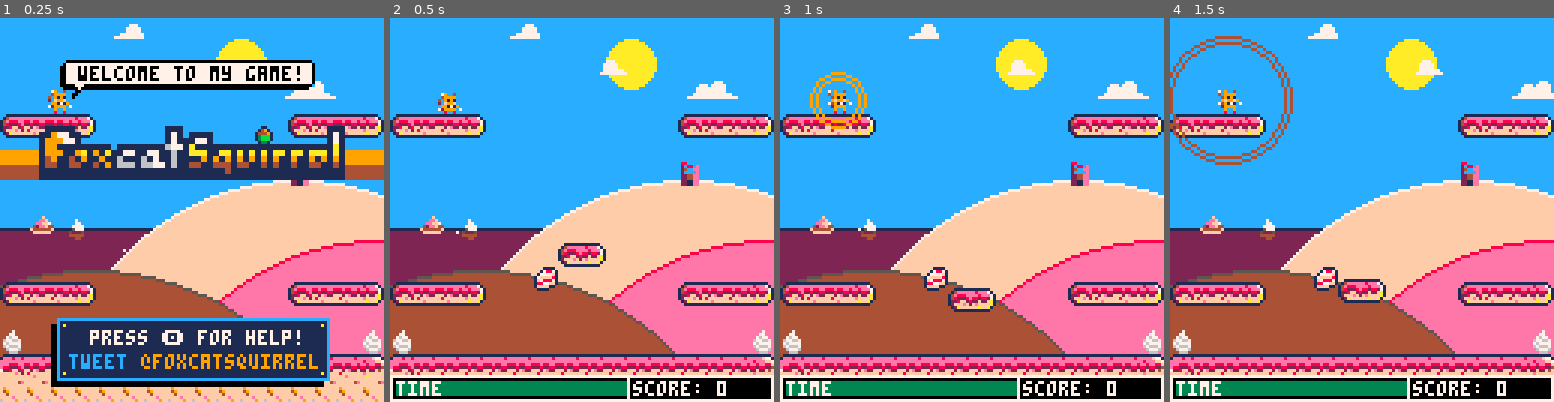
Above: before the commit, frames 1-4 (left to right).
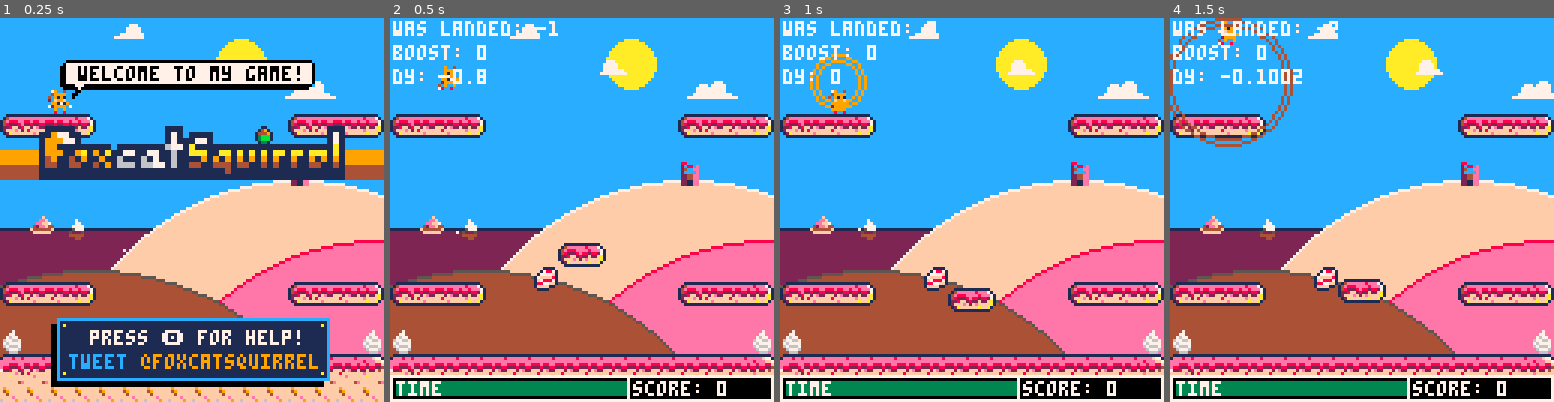
Above: after the commit, the same moments.

Repository: daddynewts/foxcatsquirrel
Game: PICO-8 cartridge foxcatsquirrel.p8
Same seed, same stepped clock (60 frames per second), same inputs: the game is played once before the commit and once after it.
Inputs:
- Up to frame 1 (0.25 s): no input
- Up to frame 2 (0.5 s): tap X (X key) at 0.33 s
- Up to frame 3 (1 s): tap O (Z key) at 0.7 s
- Up to frame 4 (1.5 s): tap X (X key) at 1.07 s

Frame 1 is identical in both runs. In frame 2, 1.7% of the frame differs, in the area x 0-44%, y 0-25%; in frame 3, 2.2%; in frame 4, 3.9%, in the area x 0-44%, y 0-39%.

Commit message:
Jumps
Still working on them.

Diff:
--- a/foxcatsquirrel.p8
+++ b/foxcatsquirrel.p8
@@ -498,13 +499,13 @@
 
  if player.holding
  then
-  player.boost+=.5
+  player.boost=2
   player.sp=48
  end
 
  if player.boost>=player.maxboost
   then
-   player.boost=0--player.maxboost
+   player.boost=player.maxboost
    --player.holding=false
  end
 
@@ -550,7 +551,7 @@
  and not collide_map(player,"down",7)
  and btn(⬇️)
  then player.jumping=false
-      player.y+=7
+     player.y+=7
   if player.y>110 then player.y=110
  end
  end
@@ -582,6 +583,9 @@
  elseif player.dy<0
  and not player.gliding then
    player.jumping=true
+ -- return here! jan 2021
+
+   player.y-=player.boost
    glidetime=0
    if collide_map(player,"up", 1) then
      player.dy=0
@@ -720,7 +724,7 @@
 
 function draw_ui()
 
- --test_ui()
+ test_ui()
 
  -- smaller time background
  rectfill(1+(cam_x),119,79+(cam_x),126,0)
@@ -880,6 +884,7 @@
     player.landed=true
     player.falling=false
     player.gliding=false
+    player.waslanded=0
   end
 
  -- moving platform: ⬅️+➡️
